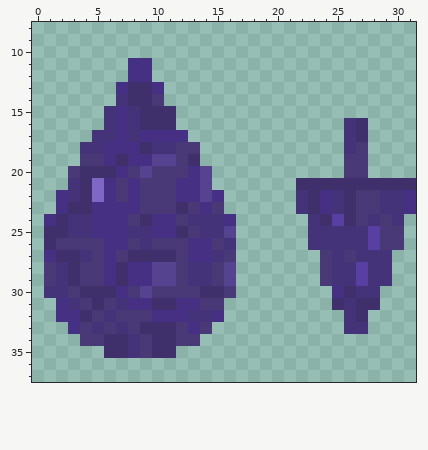
One commit to this pixel-art sprite: SomethingWentWrong/Assets/Sprites/Icons Sprites/SkillIcons/WaterEndurIcon.png. The first picture shows the starting point.
The file is 32x48 pixels. Colours within 5 levels of each other are drawn and written as one. Shown: x 0..31, y 8..37. The old version is drawn lined up with the new one.
The same view after the edit:
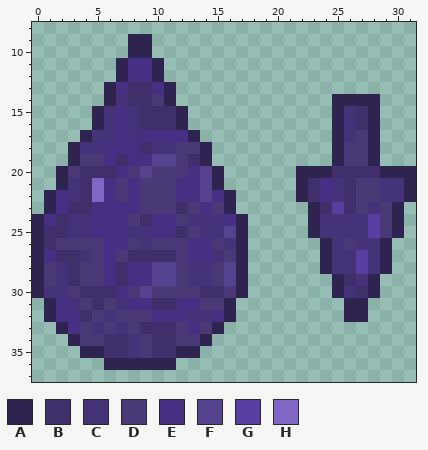
Palette (. is transparent): A #2f234f  B #3f2f6b  C #453379  D #493976  E #463084  F #56438f  G #583fa2  H #7f67c5
From old to new:
{"change": "whole drawing moved by +0,+1 (the old picture is shown already moved)"}
{"y":9,"x":8,"old":"..","new":"AA"}
{"y":10,"x":8,"old":"..","new":"AA"}
{"y":11,"x":7,"old":".","new":"A"}
{"y":11,"x":10,"old":".","new":"A"}
{"y":12,"x":7,"old":".","new":"A"}
{"y":12,"x":10,"old":".","new":"A"}
{"y":13,"x":6,"old":".","new":"A"}
{"y":13,"x":11,"old":".","new":"A"}
{"y":14,"x":6,"old":".","new":"A"}
{"y":14,"x":11,"old":".","new":"A"}
{"y":14,"x":25,"old":"....","new":"AAAA"}
{"y":15,"x":5,"old":".","new":"A"}
{"y":15,"x":12,"old":".","new":"A"}
{"y":15,"x":25,"old":"....","new":"ACBA"}
{"y":16,"x":5,"old":".","new":"A"}
{"y":16,"x":12,"old":".","new":"A"}
{"y":16,"x":25,"old":".","new":"A"}
{"y":16,"x":28,"old":".","new":"A"}
{"y":17,"x":4,"old":".","new":"A"}
{"y":17,"x":13,"old":".","new":"A"}
{"y":17,"x":25,"old":".","new":"A"}
{"y":17,"x":27,"old":"B.","new":"DA"}
{"y":18,"x":3,"old":".","new":"A"}
{"y":18,"x":14,"old":".","new":"A"}
{"y":18,"x":25,"old":".C","new":"AD"}
{"y":18,"x":28,"old":".","new":"A"}
{"y":19,"x":3,"old":".","new":"A"}
{"y":19,"x":14,"old":".","new":"A"}
{"y":19,"x":25,"old":".","new":"A"}
{"y":19,"x":28,"old":".","new":"A"}
{"y":20,"x":2,"old":".","new":"A"}
{"y":20,"x":15,"old":".","new":"A"}
{"y":20,"x":22,"old":"....DD....","new":"AAABBBBAAA"}
{"y":21,"x":2,"old":".","new":"A"}
{"y":21,"x":15,"old":".","new":"A"}
{"y":21,"x":22,"old":"B","new":"A"}
{"y":21,"x":24,"old":"BB","new":"EC"}
{"y":21,"x":27,"old":"BBBBB","new":"DDCCA"}
{"y":22,"x":1,"old":".","new":"A"}
{"y":22,"x":16,"old":".","new":"A"}
{"y":22,"x":22,"old":"C","new":"A"}
{"y":22,"x":31,"old":"E","new":"A"}
{"y":23,"x":1,"old":".","new":"A"}
{"y":23,"x":16,"old":".","new":"A"}
{"y":23,"x":22,"old":"CBEC","new":".ABG"}
{"y":23,"x":28,"old":"DCCE","new":"CDA."}
{"y":24,"x":0,"old":".","new":"A"}
{"y":24,"x":17,"old":".","new":"A"}
{"y":24,"x":23,"old":"CBGBDC","new":"ACCCCG"}
{"y":24,"x":30,"old":"C","new":"A"}
{"y":25,"x":0,"old":".","new":"A"}
{"y":25,"x":17,"old":".","new":"A"}
{"y":25,"x":23,"old":"C","new":"A"}
{"y":25,"x":30,"old":"D","new":"A"}
{"y":26,"x":0,"old":".","new":"A"}
{"y":26,"x":17,"old":".","new":"A"}
{"y":26,"x":23,"old":"CC","new":".A"}
{"y":26,"x":26,"old":"C","new":"D"}
{"y":26,"x":28,"old":"GDD","new":"CA."}
{"y":27,"x":0,"old":".","new":"A"}
{"y":27,"x":17,"old":".","new":"A"}
{"y":27,"x":24,"old":"D","new":"A"}
{"y":27,"x":26,"old":"DC","new":"CG"}
{"y":27,"x":29,"old":"C","new":"A"}
{"y":28,"x":0,"old":".","new":"A"}
{"y":28,"x":17,"old":".","new":"A"}
{"y":28,"x":24,"old":"D","new":"A"}
{"y":28,"x":29,"old":"C","new":"A"}
{"y":29,"x":0,"old":".","new":"A"}
{"y":29,"x":17,"old":".","new":"A"}
{"y":29,"x":24,"old":"DCCGCC","new":".ABCA."}
{"y":30,"x":0,"old":".","new":"A"}
{"y":30,"x":17,"old":".","new":"A"}
{"y":30,"x":25,"old":"EBCC","new":"ACBA"}
{"y":31,"x":1,"old":".","new":"A"}
{"y":31,"x":16,"old":".","new":"A"}
{"y":31,"x":25,"old":"BCBB","new":".AA."}
{"y":32,"x":1,"old":".","new":"A"}
{"y":32,"x":16,"old":".","new":"A"}
{"y":32,"x":26,"old":"CB","new":"AA"}
{"y":33,"x":2,"old":".","new":"A"}
{"y":33,"x":15,"old":".","new":"A"}
{"y":33,"x":26,"old":"CC","new":".."}
{"y":34,"x":3,"old":".","new":"A"}
{"y":34,"x":14,"old":".","new":"A"}
{"y":35,"x":4,"old":"..","new":"AA"}
{"y":35,"x":12,"old":"..","new":"AA"}
{"y":36,"x":6,"old":"......","new":"AAAAAA"}
{"label":"added","picture_box":[32,34,248,370]}
{"label":"changed","picture_box":[296,94,416,334]}
